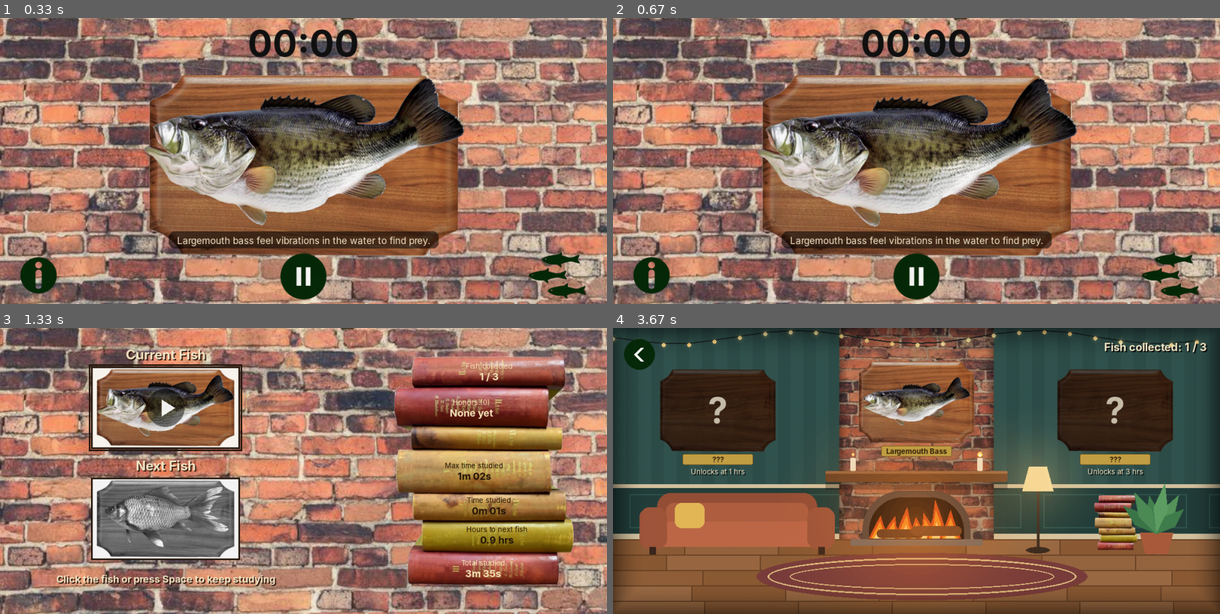
Above: before the commit, frames 1-4 (two rows, left to right).
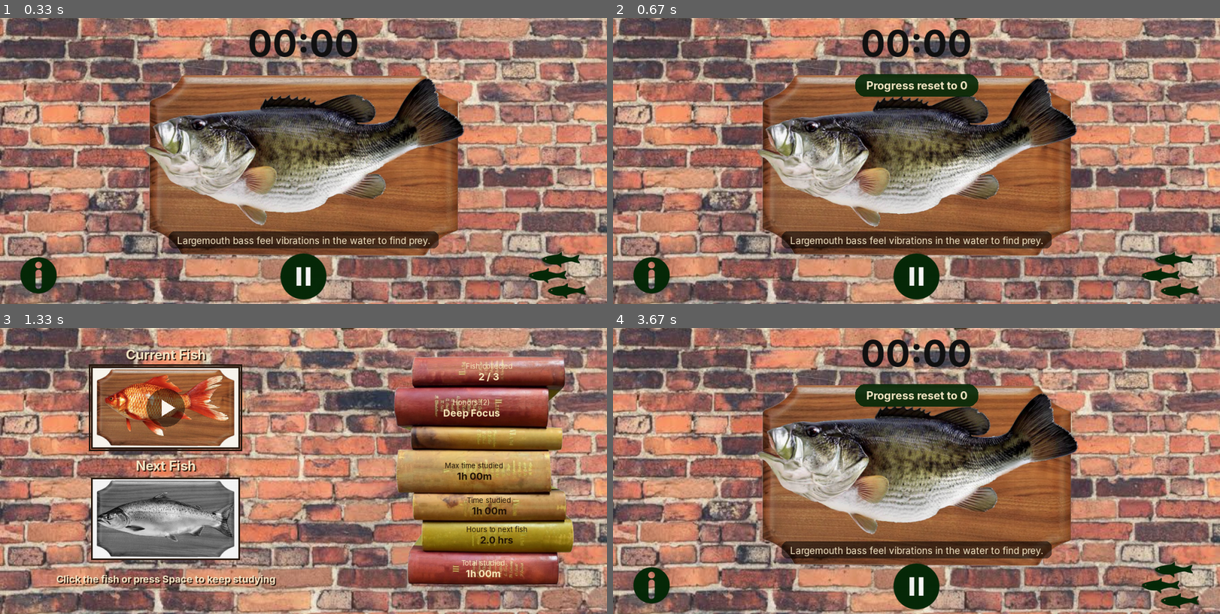
Above: after the commit, the same moments.

Repository: MehelGupta/HowdyHack2026
Game: pygame game, started from pygamefigma.py
Two runs of this game, one before a commit and one after it. Both use one fixed random seed, a clock stepped at 60 frames per second and the inputs below.
Inputs (mouse positions are in pixels of both pictures, inside the frame that each line leads up to):
- Up to frame 1 (0.33 s): no input
- Up to frame 2 (0.67 s): hold R from 0.33 s (still down)
- Up to frame 3 (1.33 s): release R at 0.8 s; tap L at 0.83 s; tap Space at 1.17 s
- Up to frame 4 (3.67 s): click (1141, 571) at 1.55 s; click (770, 413) at 1.88 s; hold R 2.17-2.63 s; click (1147, 579) at 2.72 s; hold R 3-3.47 s; click (1074, 445) at 3.55 s

Frame 1 is identical in both runs. In frame 2, 1.6% of the frame differs, in the area x 39-61%, y 19-28%; in frame 3, 5.3%; in frame 4, 95%, in the area x 0-100%, y 0-100%.

Commit message:
developer keys

Diff:
--- a/pygamefigma.py
+++ b/pygamefigma.py
@@ -27,7 +27,10 @@
 ASSETS = os.path.join(BASE, "assets")
 MUSIC_DIR = os.path.join(BASE, "music")
 SAVE_PATH = os.path.join(BASE, "save.json")
-DEBUG_KEYS = True  # press T on any non-paused page to add 15 minutes (for testing)
+DEBUG_KEYS = True  # developer keys (testing only), work on any non-paused page:
+#   T = add 15 minutes studied
+#   L = add exactly the time left to unlock the next fish
+#   R = reset ALL progress to 0 (also overwrites save.json!)
 
 GREEN = (8, 43, 10)
 MUSTARD = (203, 191, 112)
@@ -230,6 +233,14 @@
                 self.honors.append(name)
                 new.append(name)
         return new
+
+    def reset(self):
+        """Wipe all progress back to a brand-new game and save it (debug use)."""
+        self.total = 0.0
+        self.max_session = 0.0
+        self.session = 0.0
+        self.honors = []
+        self.save()
 
     def save(self):
         try:
@@ -713,6 +724,7 @@
     state = {"page": "home", "paused": False}
     toast = {"queue": [], "text": "", "ttl": 0.0}
     t = mouth_t = save_timer = 0.0
+    just_reset = False  # True for one frame after pressing R
 
     def advance(sec):
         lvl_before = prog.level
@@ -737,6 +749,7 @@
 
     while True:
         dt = min(clock.tick(FPS) / 1000, 0.1)
+        just_reset = False
         t += dt
 
         for event in pygame.event.get():
@@ -761,6 +774,25 @@
                         go_resume()
                 elif DEBUG_KEYS and event.key == pygame.K_t and not state["paused"]:
                     advance(900)
+                elif DEBUG_KEYS and event.key == pygame.K_l and not state["paused"]:
+                    # Jump straight to the next fish's unlock time
+                    hrs = prog.hours_to_next()
+                    if hrs is not None:  # None means every fish is already unlocked
+                        advance(hrs * 3600 + 1)  # +1 second so rounding can't leave us just short
+                elif DEBUG_KEYS and event.key == pygame.K_r:
+                    # Put EVERYTHING back to a fresh start
+                    prog.reset()                       # total, max session, session clock, honors -> 0 (and saved)
+                    mouth_t = save_timer = 0.0         # mouth animation + autosave timers
+                    toast["queue"].clear()             # drop pending toasts...
+                    toast["ttl"] = 0.0                 # ...and hide the one on screen
+                    toast["text"] = ""
+                    state["paused"] = False            # leave the pause screen if we were on it
+                    state["page"] = "home"             # always return to the home page
+                    if music:                          # restart the song from the beginning
+                        music.stop()
+                        music = load_music()
+                    just_reset = True                  # skip this frame's time tick so the clock reads 0
+                    toast["queue"].append("Progress reset to 0")
 
             if page == "home":
                 if btn_pause.clicked(event):
@@ -780,7 +812,7 @@
             music.update()  # keeps the loop going and tracks beats
 
         # Time only counts while studying (not paused)
-        if not state["paused"]:
+        if not state["paused"] and not just_reset:
             mouth_t += dt
             advance(dt)
             save_timer += dt
--- a/save.json
+++ b/save.json
@@ -1 +1 @@
-{"total": 213.90999999997138, "max_session": 62.02200000000056, "honors": []}
+{"total": 4.382999999999996, "max_session": 4.382999999999996, "honors": []}
